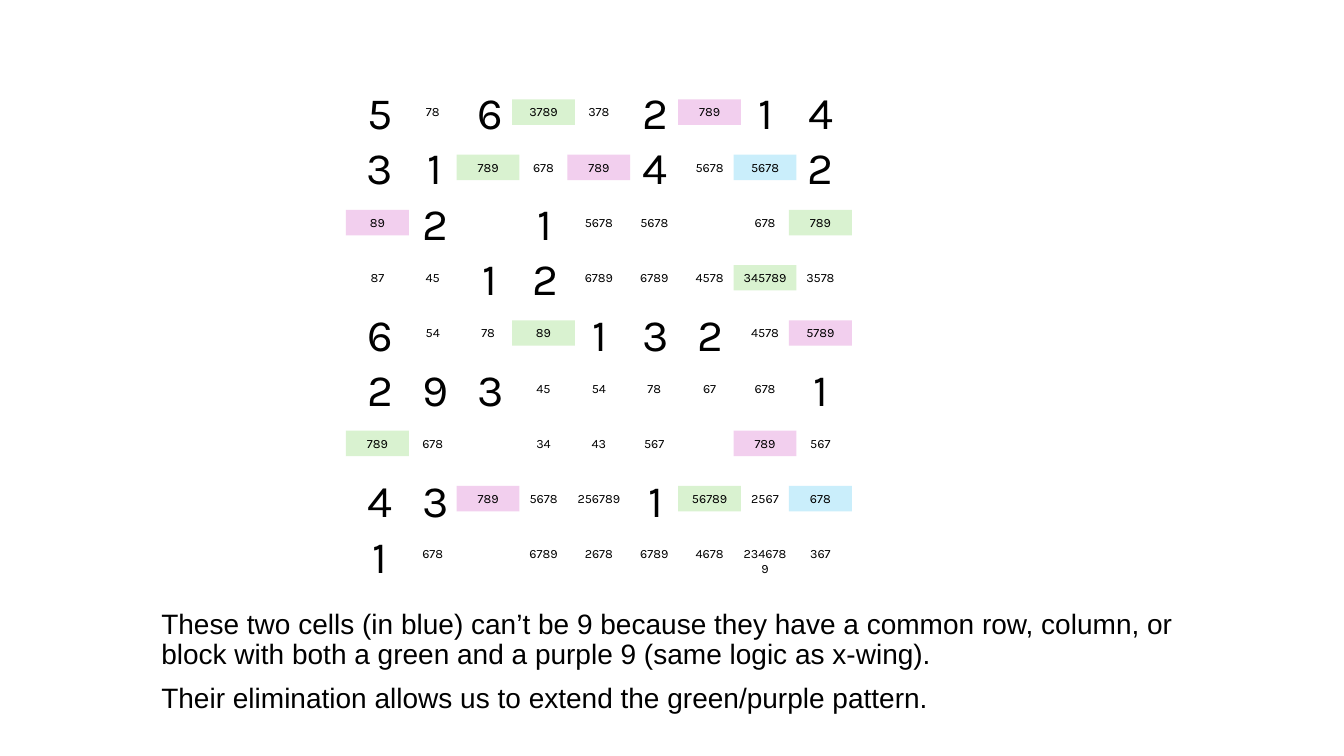
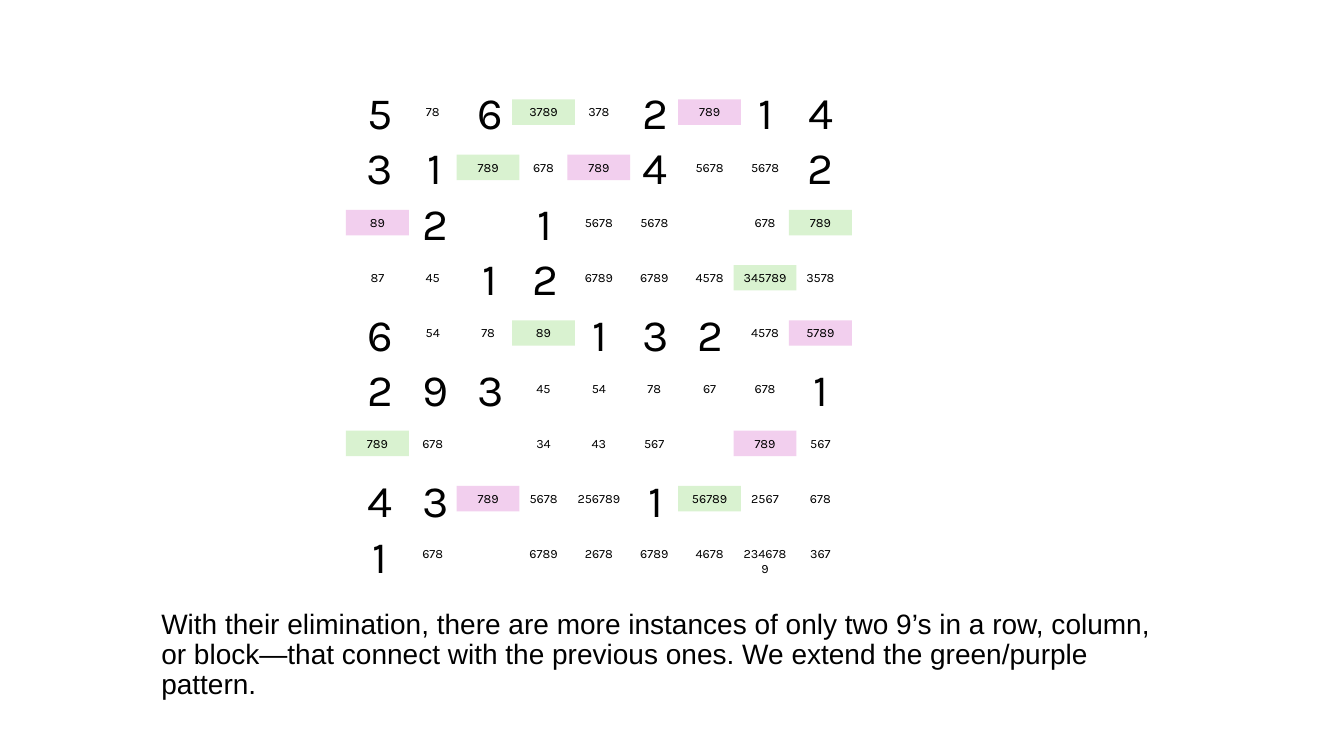
Before and after one commit to jhardis/WSJ_Number_Puzzles, a slide deck: slide 63 of 20260711_2.pptx (slide 64 before the commit). Drawn at 1344x756 pixels with LibreOffice and Linux fonts; fonts in the diff are those of the drawing; background and template pictures are left out. Boxes give left, top, right and bottom in pixels: in the first picture for what was removed or moved away, otherwise in the second. Text is boxed around its words. In the diff, an @@ line names an element or a change of style, - is before the commit and + after.

```diff
--- a/20260711_2.pptx
+++ b/20260711_2.pptx
@@ text "5678": place and size @@
-text "5678" at (734,154,797,179)
+text "5678" at (751,164,779,172)
@@ text "5678" at (751,164,779,172): fill #CAEEFB to none @@
@@ text "678": place and size @@
-text "678" at (789,486,852,511)
+text "678" at (810,495,831,503)
@@ text "678" at (810,495,831,503): fill #CAEEFB to none @@
@@ text at (161,613,1149,699): text changed @@
-These two cells (in blue) can’t be 9 because they have a common row, column, or block with both a green and a purple 9 (same logic as x-wing).
-Their elimination allows us to extend the green/purple pattern.
+With their elimination, there are more instances of only two 9’s in a row, column, or block—that connect with the previous ones. We extend the green/purple pattern.
```
Also in this commit, not shown: 23 other slides changed, 1 slide removed.
